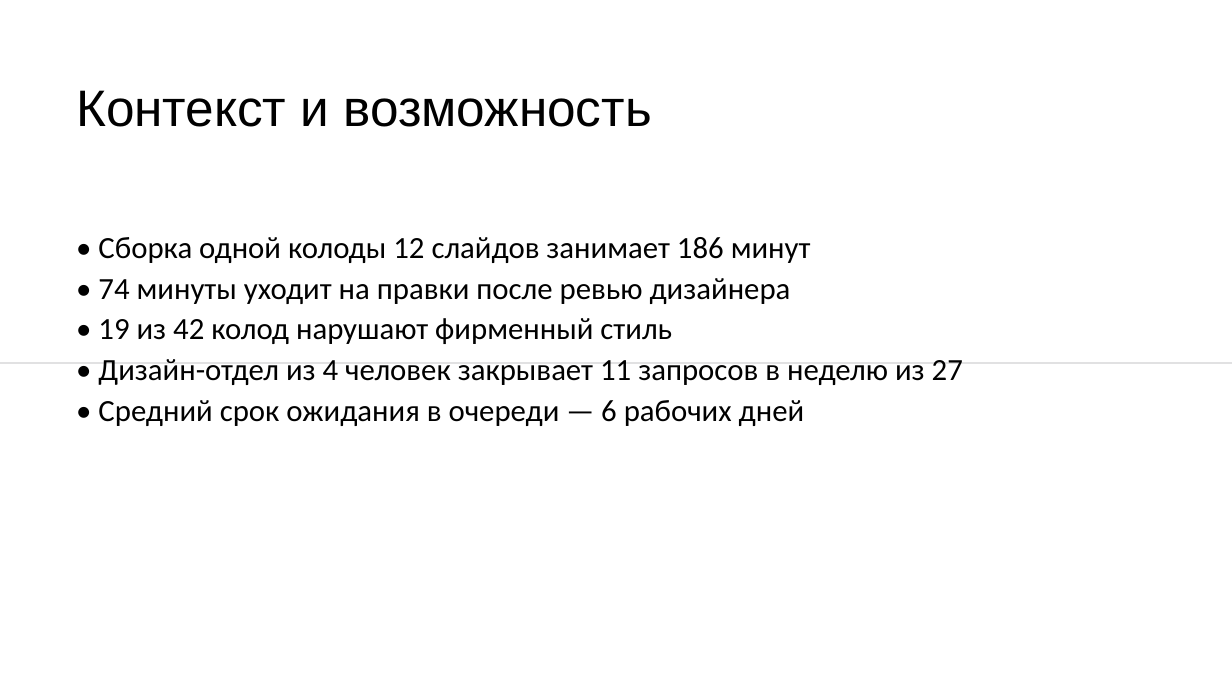
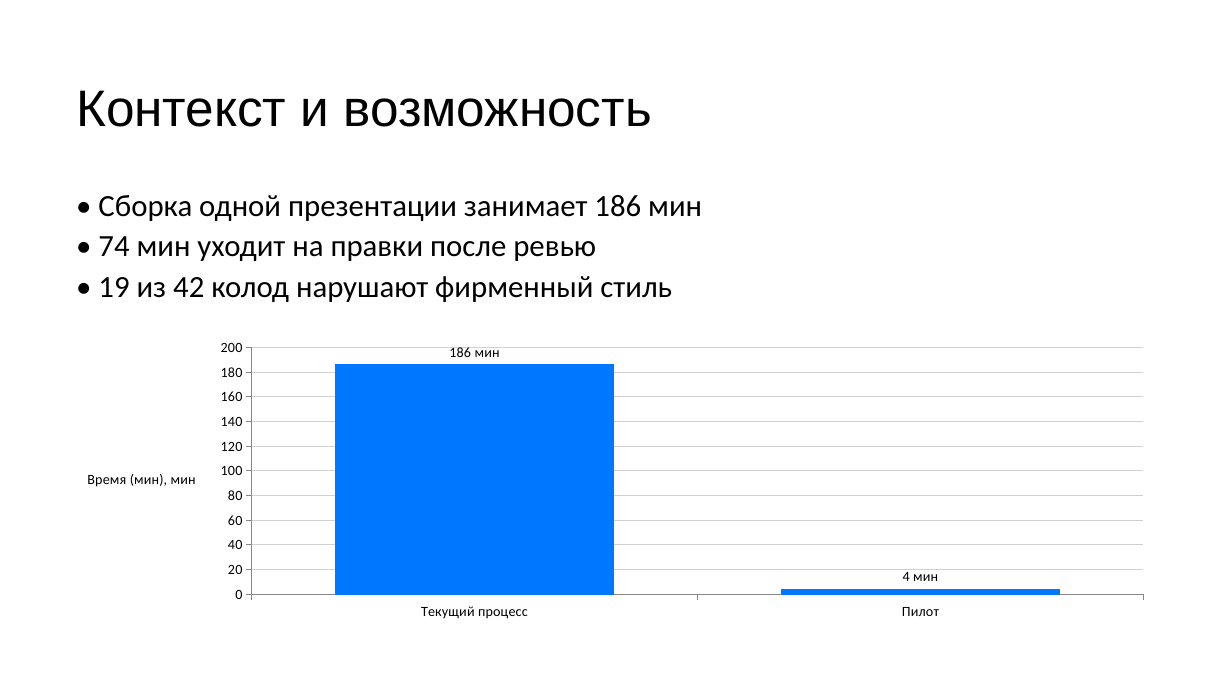
Before and after one commit to DiFoxenGit/-VKTechHackathon, a slide deck: slide 2 of samples/Шаблон_презентации_VK_Education__classic.pptx. Drawn at 1232x693 pixels with LibreOffice and Linux fonts; fonts in the diff are those of the drawing. Boxes give left, top, right and bottom in pixels: in the first picture for what was removed or moved away, otherwise in the second. Text is boxed around its words. In the diff, an @@ line names an element or a change of style, - is before the commit and + after.

```diff
--- a/samples/Шаблон_презентации_VK_Education__classic.pptx
+++ b/samples/Шаблон_презентации_VK_Education__classic.pptx
@@ text "• Сборка одной презентации занимает ...": place and size @@
-text "• Сборка одной презентации занимает ..." at [98, 237, 963, 426]
+text "• Сборка одной презентации занимает ..." at [98, 195, 702, 302]
@@ text at [98, 195, 702, 261]: text changed @@
-• Сборка одной колоды 12 слайдов занимает 186 минут
-• 74 минуты уходит на правки после ревью дизайнера
+• Сборка одной презентации занимает 186 мин
+• 74 мин уходит на правки после ревью
@@ column chart added at [68, 333, 1165, 627] @@
+categories: Текущий процесс, Пилот
+Series 1: 186, 4
@@ text at [98, 359, 963, 426]: paragraphs removed @@
-• Дизайн-отдел из 4 человек закрывает 11 запросов в неделю из 27
-• Средний срок ожидания в очереди — 6 рабочих дней
@@ line removed from (1232, 363) to (0, 363) @@
```
Also in this commit, not shown: 2 other slides changed, 9 slides added, 7 slides removed, 21 other files.
